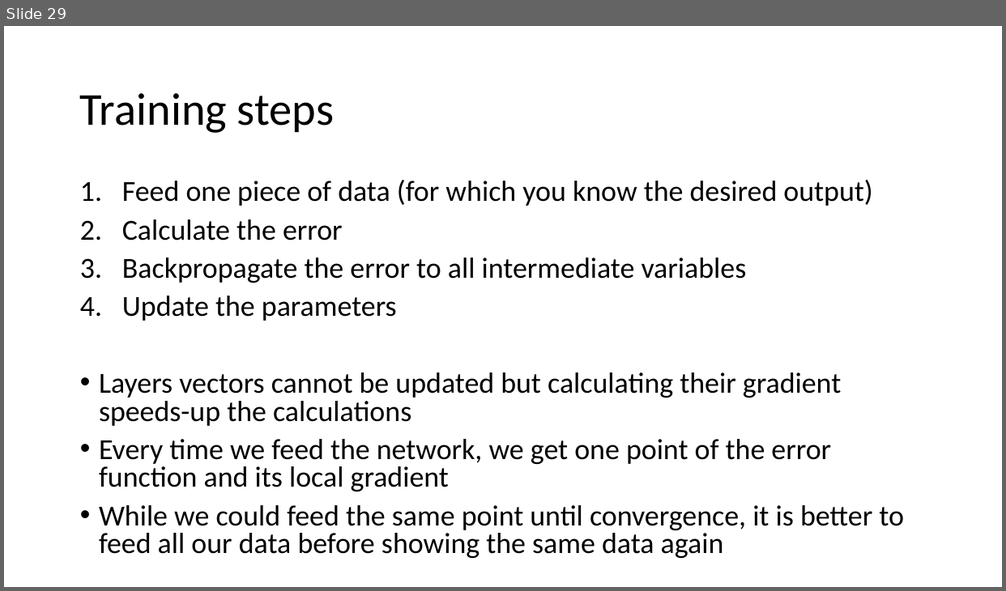
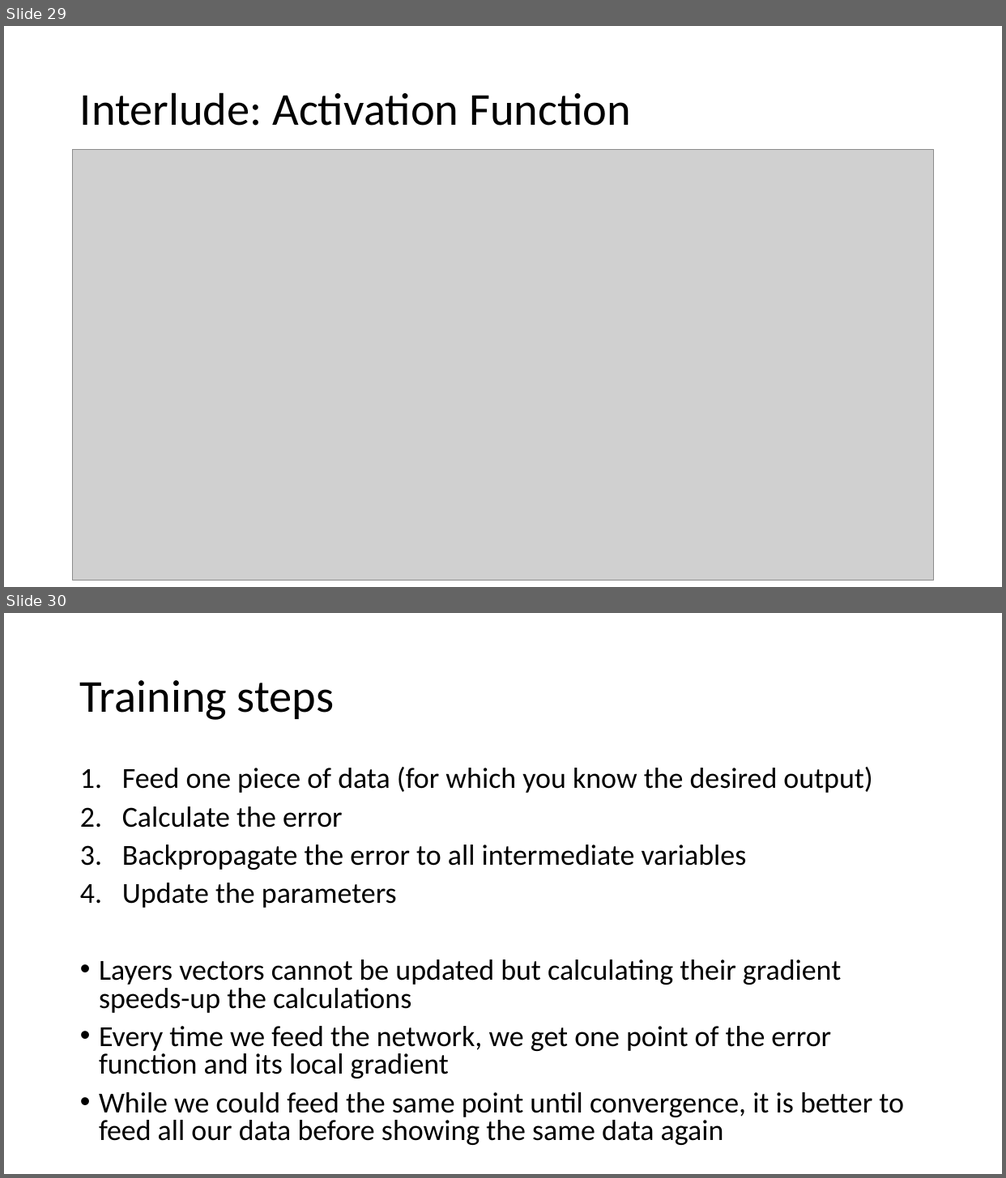
Before and after one commit to MICS-Lab/DeepLearningCourse, a slide deck: Slides_1.pptx. Shown one above the other, each under a label of ours: slide 29 before the commit, slides 29 and 30 after it. The pictures are 1006x591 and 1006x1178 pixels, drawn with LibreOffice and Linux fonts; fonts in the diff are those of the drawing; grey boxes stand for pictures. Boxes give left, top, right and bottom in pixels: in the first picture for what was removed or moved away, otherwise in the second. Text is boxed around its words. In the diff, an @@ line names an element or a change of style, - is before the commit and + after.

Commit message:
added activation function slide

```diff
--- a/Slides_1.pptx
+++ b/Slides_1.pptx
@@ slide 29 added at (4,26,1002,587), background #FFFFFF @@
@@ title added at (80,92,631,126), 44 pt, text #000000 @@
+Interlude: Activation Function
@@ picture added at (73,149,934,581) @@
@@ what was slide 29 is now slide 30 @@
```
